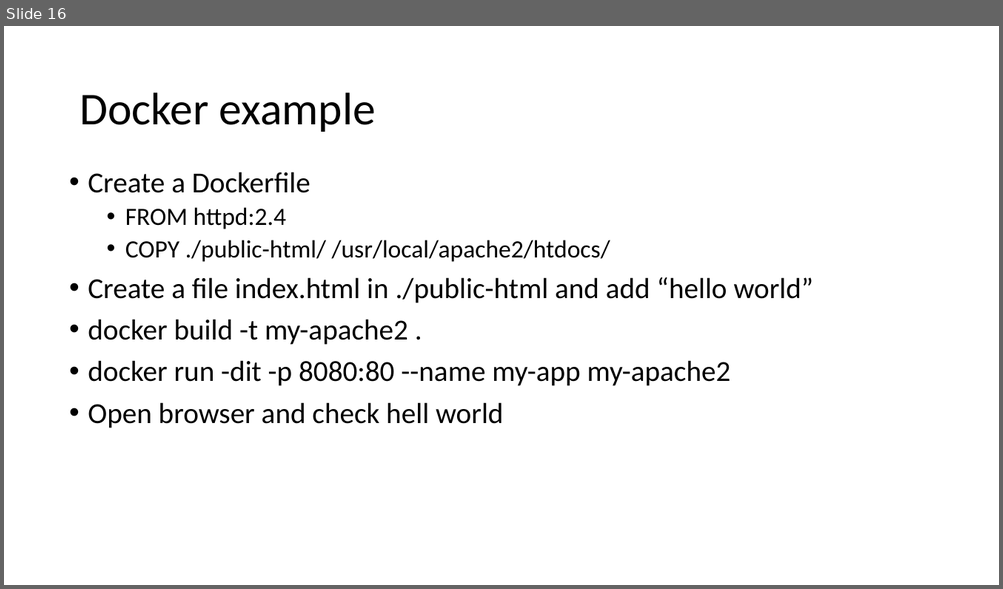
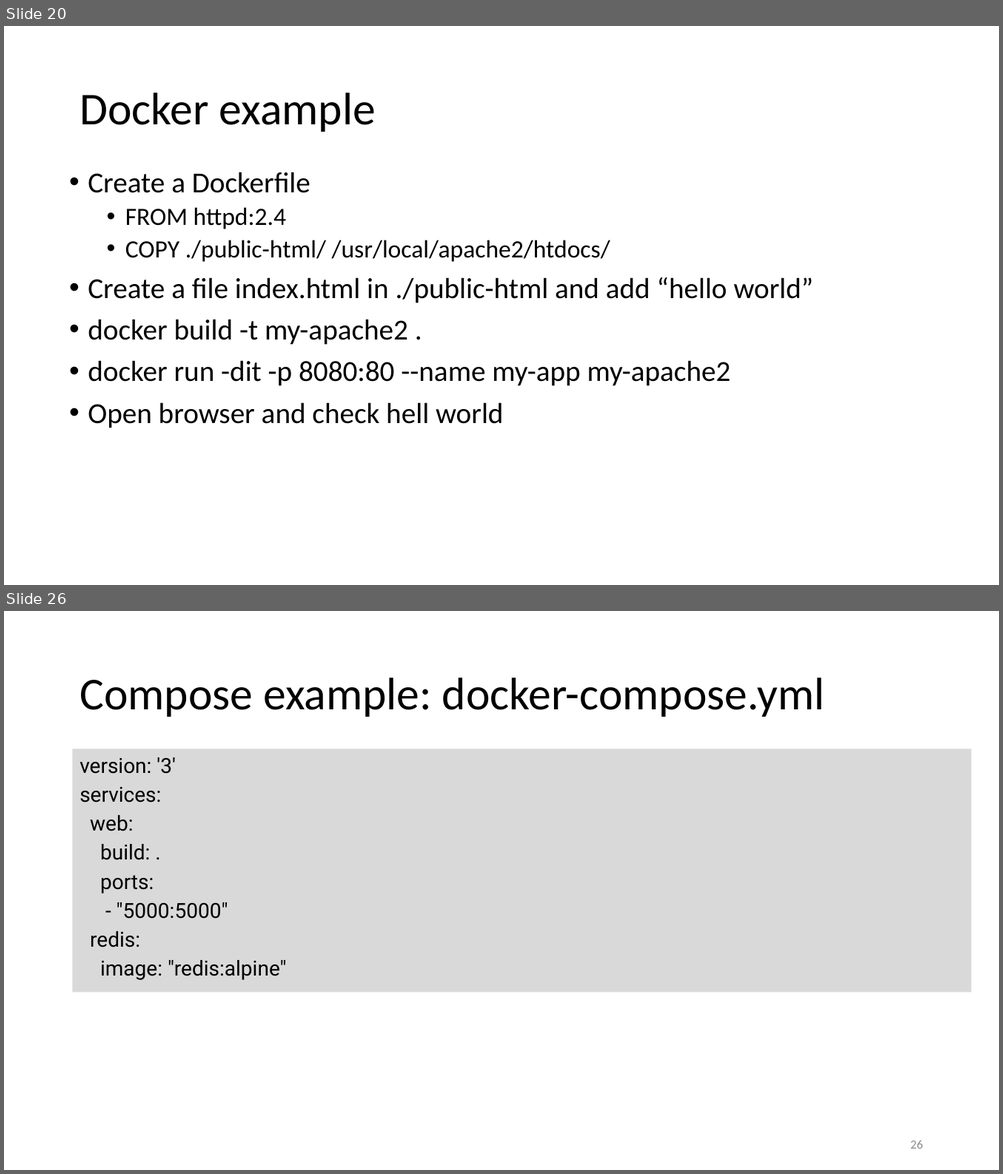
Before and after one commit to uwacsp/cits5503, a slide deck: Lectures/CITS5503Virtualisation.pptx. Shown one above the other, each under a label of ours: slide 16 before the commit, slides 20 and 26 after it; the slides between them are not shown. The pictures are 1003x589 and 1003x1174 pixels, drawn with LibreOffice and Linux fonts; fonts in the diff are those of the drawing. Boxes give left, top, right and bottom in pixels: in the first picture for what was removed or moved away, otherwise in the second. Text is boxed around its words. In the diff, an @@ line names an element or a change of style, - is before the commit and + after.

```diff
--- a/Lectures/CITS5503Virtualisation.pptx
+++ b/Lectures/CITS5503Virtualisation.pptx
@@ slide 26 added at (x1=4, y1=611, x2=999, y2=1170), background #FFFFFF @@
@@ title added at (x1=79, y1=678, x2=825, y2=717), 44 pt, text #000000 @@
+Compose example: docker-compose.yml
@@ rectangle added at (x1=73, y1=749, x2=972, y2=992), fill #D9D9D9, 20 pt, text #000000 @@
+version: '3'
+services:
+web:
+build: .
+ports:
+- "5000:5000"
+redis:
+image: "redis:alpine"
@@ page number added at (x1=910, y1=1141, x2=922, y2=1149), 12 pt, text #8C8C8C @@
+26
@@ what was slide 16 is now slide 20 @@
```
Also in this commit, not shown: 1 slide changed, 20 other slides added, 1 slide removed, 4 other files.
